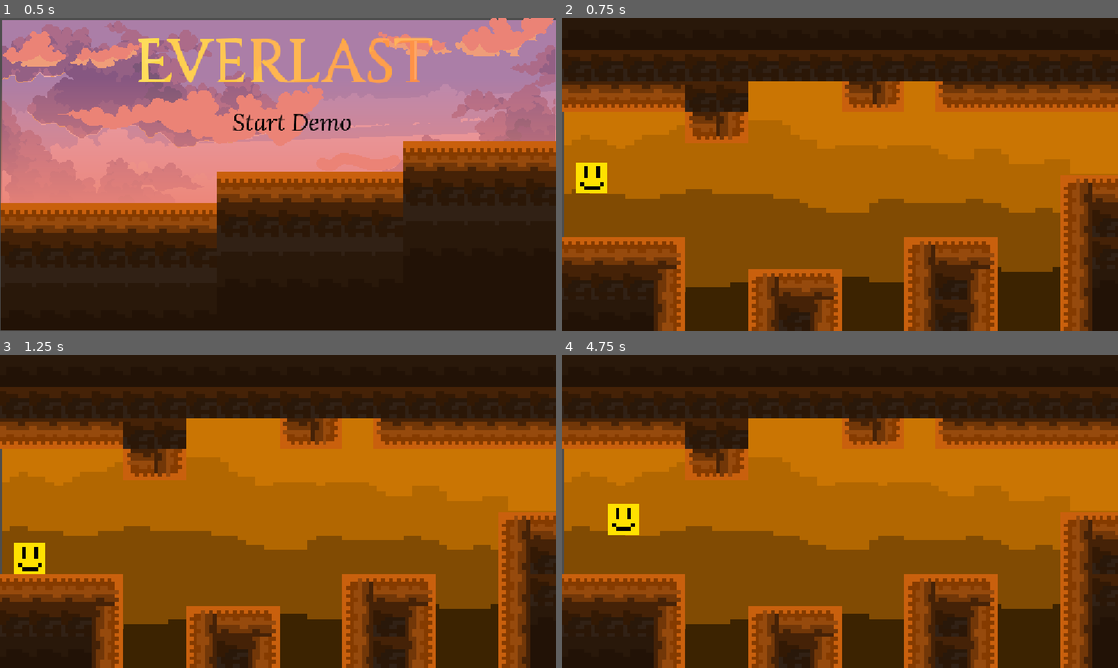
Above: before the commit, frames 1-4 (two rows, left to right).
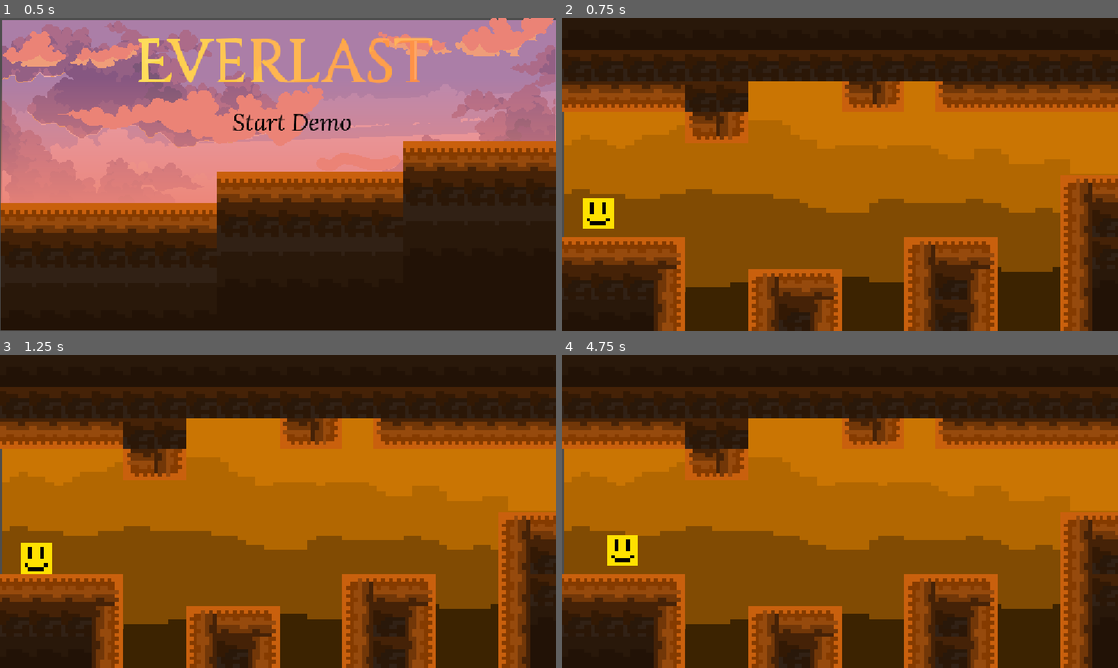
Above: after the commit, the same moments.

Repository: sirtajdev/Everlast
Game: Godot game, scene res://node_2d.tscn
Same seed, same stepped clock (60 frames per second), same inputs: the game is played once before the commit and once after it.
Inputs:
- Up to frame 1 (0.5 s): no input
- Up to frame 2 (0.75 s): click "Start Demo" at 0.5 s
- Up to frame 3 (1.25 s): no input
- Up to frame 4 (4.75 s): hold D (move_right) 1.28-2.78 s; tap E (gravity_switch) every 0.75 s from 1.35 to 4.35 s; tap Space (jump) at 1.52, 2.27, 3.77, 4.52 s; hold A (move_left) 2.78-3.53 s; hold D (move_right) from 3.53 s (still down); tap Enter at 4.25 s

Frame 1 is identical in both runs. In frame 2, 1.1% of the frame differs, in the area x 2-10%, y 46-68%; in frame 3, 0.4%; in frame 4, 1.1%, in the area x 8-14%, y 47-68%.

Commit message:
Merge remote changes into main

Diff:
--- a/everlast/game.gd
+++ b/everlast/game.gd
@@ -8,19 +8,19 @@
 		KillZone.deaths = 0
 	if(KillZone.deaths == 0):
 		normal = normal.instantiate()
-		normal.position = Vector2(-246,153)
+		normal.position = Vector2(-233,227)
 		add_child(normal)
 		normal.collision_layer = 2
 		normal.collision_mask = 1
 	if(KillZone.deaths == 1):
 		antigravity = antigravity.instantiate()
-		antigravity.position = Vector2(-246,153)
+		antigravity.position = Vector2(-233,227)
 		add_child(antigravity)
 		antigravity.collision_layer = 2
 		antigravity.collision_mask = 1
 	if(KillZone.deaths == 2):
 		teleporation = teleporation.instantiate()
-		teleporation.position = Vector2(-246,153)
+		teleporation.position = Vector2(-233,227)
 		add_child(teleporation)
 		teleporation.collision_layer = 2
 		teleporation.collision_mask = 1
